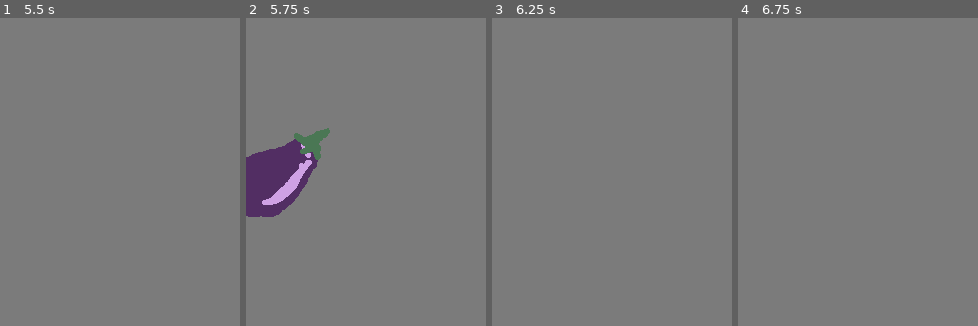
Above: before the commit, frames 1-4 (left to right).
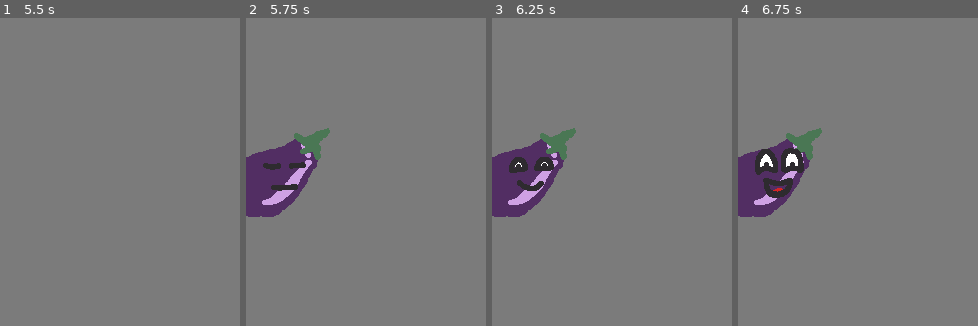
Above: after the commit, the same moments.

Repository: albesca/one-hour-game-project
Game: Godot game, scene res://Scenes/game.tscn
Two runs of this game, one before a commit and one after it. Both use one fixed random seed, a clock stepped at 60 frames per second and the inputs below.
Inputs (mouse positions are % of the whole screen's width and height, from its top left):
- Up to frame 1 (5.5 s): click "Start" at 0.5 s; tap Enter at 1.25, 2.75, 4.25 s; move the mouse to (72, 43) at 1.27 s; click (72, 43) at 1.42 s; tap Space at 2, 3.5, 5 s; move the mouse to (30, 53) at 2.02 s; click (30, 53) at 2.17 s; move the mouse to (60, 25) at 2.77 s; click (60, 25) at 2.92 s; move the mouse to (45, 69) at 3.52 s; click (45, 69) at 3.67 s; move the mouse to (80, 64) at 4.27 s; click (80, 64) at 4.42 s; move the mouse to (20, 32) at 5.02 s; click (20, 32) at 5.17 s
- Up to frame 2 (5.75 s): no input
- Up to frame 3 (6.25 s): move the mouse to (9, 48) at 5.77 s; click (9, 48) at 5.92 s
- Up to frame 4 (6.75 s): move the mouse to (35, 22) at 6.52 s; click (35, 22) at 6.67 s
The pictures show only the part of the screen within x 0-50%, y 23-73%; the shares and areas given below are measured in that part.

Frame 1 is identical in both runs. In frame 2, 0.4% of the frame differs, in the area x 7-25%, y 46-57%; in frame 3, 6.0%, in the area x 0-35%, y 35-65%; in frame 4, 6.0%.

Commit message:
added smiley animations to vegetables

Diff:
--- a/Scenes/object.tscn
+++ b/Scenes/object.tscn
@@ -1,10 +1,60 @@
-[gd_scene load_steps=4 format=3 uid="uid://ccoyiufegglom"]
+[gd_scene load_steps=10 format=3 uid="uid://ccoyiufegglom"]
 
 [ext_resource type="Script" path="res://Scripts/object.gd" id="1_b3h5v"]
-[ext_resource type="Texture2D" uid="uid://bf6jbcgglpbk" path="res://Images/purple_eggplant.png" id="2_3occq"]
+[ext_resource type="Texture2D" uid="uid://gvm8d53vad0y" path="res://Images/yellow_lemon.png" id="2_r8qwh"]
+[ext_resource type="Texture2D" uid="uid://dcmr60t64vs8w" path="res://Images/face_00.png" id="3_6is5w"]
+[ext_resource type="Texture2D" uid="uid://blg28yjcwe7ul" path="res://Images/face_happy_01.png" id="4_ttbok"]
+[ext_resource type="Texture2D" uid="uid://bmj8bvrfhefr0" path="res://Images/face_happy_02.png" id="5_1151n"]
+[ext_resource type="Texture2D" uid="uid://cqautjaehihb" path="res://Images/face_sad_01.png" id="6_tggp7"]
+[ext_resource type="Texture2D" uid="uid://bf8evwtvqgts5" path="res://Images/face_sad_02.png" id="7_ttov8"]
 
 [sub_resource type="CircleShape2D" id="CircleShape2D_t36pp"]
 radius = 48.0
+
+[sub_resource type="SpriteFrames" id="SpriteFrames_n3wei"]
+animations = [{
+"frames": [{
+"duration": 1.0,
+"texture": ExtResource("3_6is5w")
+}],
+"loop": false,
+"name": &"default",
+"speed": 4.0
+}, {
+"frames": [{
+"duration": 1.0,
+"texture": ExtResource("3_6is5w")
+}, {
+"duration": 1.0,
+"texture": ExtResource("4_ttbok")
+}, {
+"duration": 1.0,
+"texture": ExtResource("5_1151n")
+}, {
+"duration": 1.0,
+"texture": ExtResource("5_1151n")
+}],
+"loop": false,
+"name": &"happy",
+"speed": 4.0
+}, {
+"frames": [{
+"duration": 1.0,
+"texture": ExtResource("3_6is5w")
+}, {
+"duration": 1.0,
+"texture": ExtResource("6_tggp7")
+}, {
+"duration": 1.0,
+"texture": ExtResource("7_ttov8")
+}, {
+"duration": 1.0,
+"texture": ExtResource("7_ttov8")
+}],
+"loop": false,
+"name": &"sad",
+"speed": 4.0
+}]
 
 [node name="Object" type="Area2D"]
 monitorable = false
@@ -24,7 +74,7 @@
 offset_top = -48.0
 offset_right = 64.0
 offset_bottom = 48.0
-texture = ExtResource("2_3occq")
+texture = ExtResource("2_r8qwh")
 
 [node name="CollisionShape2D" type="CollisionShape2D" parent="."]
 shape = SubResource("CircleShape2D_t36pp")
@@ -34,5 +84,11 @@
 one_shot = true
 autostart = true
 
+[node name="AnimatedSprite2D" type="AnimatedSprite2D" parent="."]
+position = Vector2(-6, 0)
+sprite_frames = SubResource("SpriteFrames_n3wei")
+animation = &"happy"
+
 [connection signal="input_event" from="." to="." method="_on_input_event"]
 [connection signal="timeout" from="LifeTimer" to="." method="_on_life_timer_timeout"]
+[connection signal="animation_finished" from="AnimatedSprite2D" to="." method="_on_smiley_animation_finished"]
--- a/Scripts/game.gd
+++ b/Scripts/game.gd
@@ -103,15 +103,25 @@
 		$TargetTexture.texture = load(object_types[target])
 
 
-func despawn_object(type):
+func despawn_object(type, object):
+	var happy
 	if type == target:
 		lives -= 1
+		happy = false
 	else:
 		score += 1
+		happy = true
+
+	object.play_smiley(happy)
 
 
-func click_object(type):
+func click_object(type, object):
+	var happy
 	if type == target:
 		score += 1
+		happy = true
 	else:
 		lives -= 1
+		happy = false
+
+	object.play_smiley(happy)
--- a/Scripts/object.gd
+++ b/Scripts/object.gd
@@ -1,8 +1,8 @@
 extends Area2D
 
 
-signal clicked(type)
-signal despawn(type)
+signal clicked(type, object)
+signal despawn(type, object)
 
 var object_type = Color.WHITE
 var object_texture = ""
@@ -20,11 +20,24 @@
 	if event is InputEventMouse:
 		print(event)
 		if event is InputEventMouseButton and event.pressed:
-			emit_signal("clicked", object_type)
+			emit_signal("clicked", object_type, self)
+			$CollisionShape2D.set_deferred("disabled", true)
 			$LifeTimer.stop()
-			queue_free()
+			#queue_free()
 
 
 func _on_life_timer_timeout():
-	emit_signal("despawn", object_type)
+	$CollisionShape2D.set_deferred("disabled", true)
+	emit_signal("despawn", object_type, self)
+	#queue_free()
+
+
+func _on_smiley_animation_finished():
 	queue_free()
+
+
+func play_smiley(happy):
+	if happy:
+		$AnimatedSprite2D.play("happy")
+	else:
+		$AnimatedSprite2D.play("sad")
Binary file added: Images/face_00.png
Not shown, added: Images/face_00.png.import
Binary file added: Images/face_happy_01.png
Not shown, added: Images/face_happy_01.png.import
Binary file added: Images/face_happy_02.png
Not shown, added: Images/face_happy_02.png.import
Binary file added: Images/face_sad_01.png
Not shown, added: Images/face_sad_01.png.import
Binary file added: Images/face_sad_02.png
Not shown, added: Images/face_sad_02.png.import
